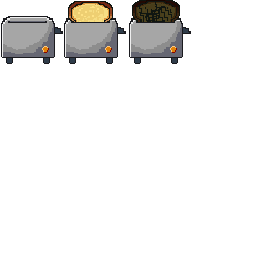
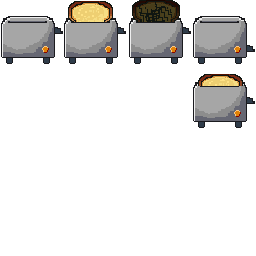
Before/after of a 256 × 256 layered artwork. What changed in the layer stack:
added layer "Layer 2 Copy" above "Layer 1 Copy 2" over bbox(198, 74, 243, 86)
added layer "Layer 1 Copy 2" above "Layer 1 Copy" over bbox(193, 80, 255, 128)
added layer "Layer 1 Copy" above "Layer 1" over bbox(193, 16, 255, 64)
